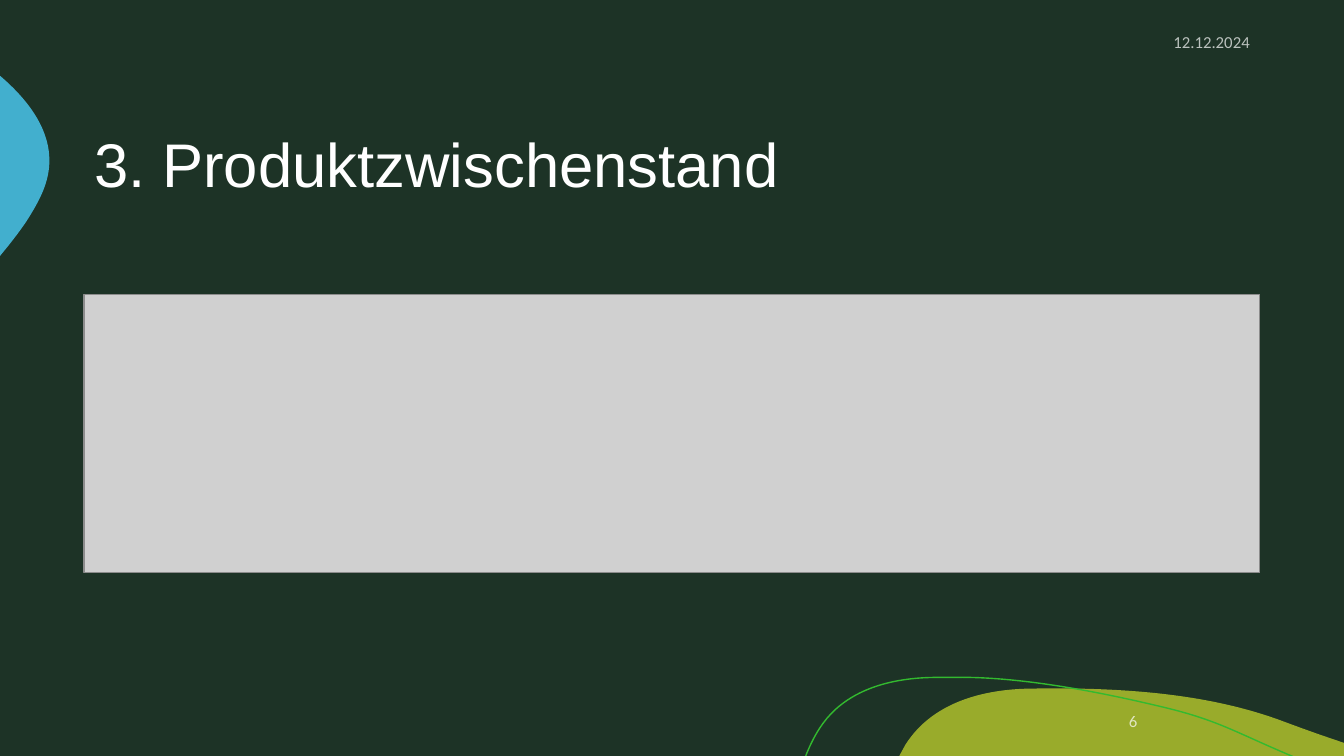
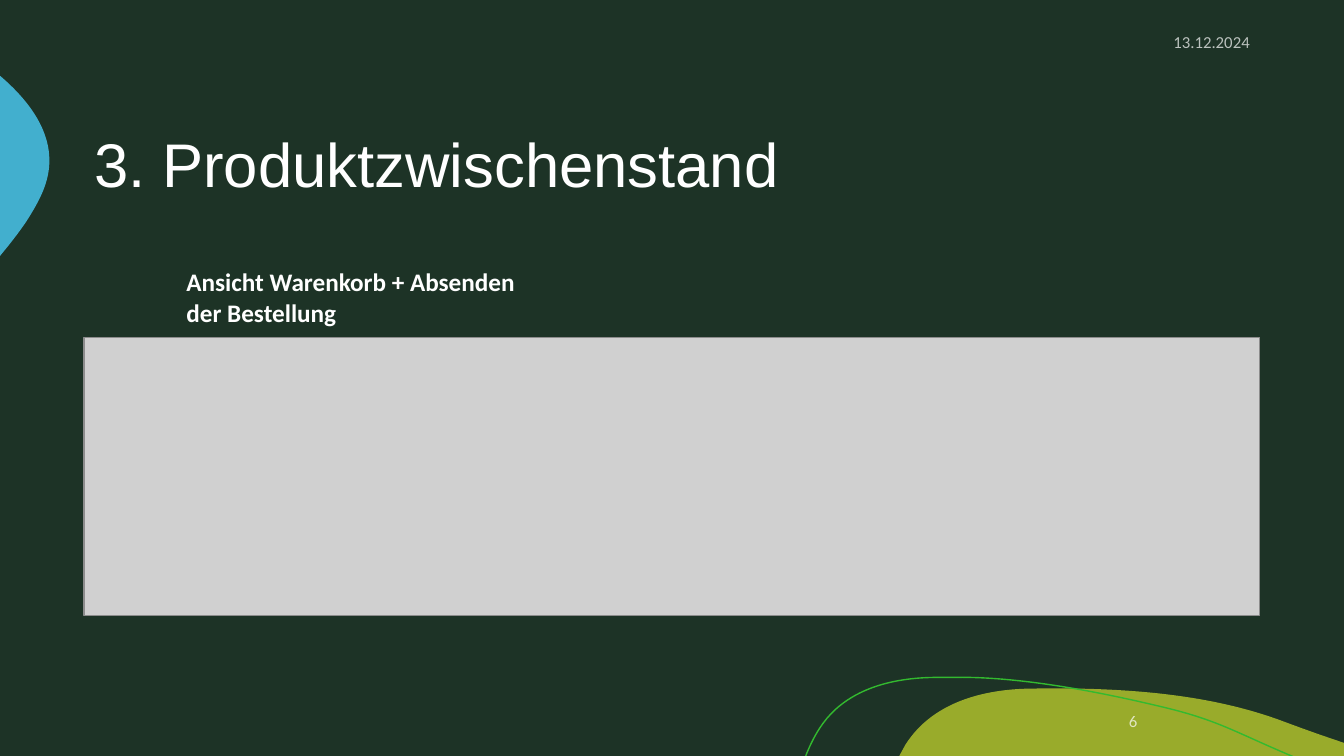
Before and after one commit to zIExpantion/ZumGelbenBach, a slide deck: slide 6 of Dokumente/Sprint-Backlog/Sprint-Backlog2.pptx. Drawn at 1344x756 pixels with LibreOffice and Linux fonts; fonts in the diff are those of the drawing; grey boxes stand for pictures; background and template pictures are left out. Boxes give left, top, right and bottom in pixels: in the first picture for what was removed or moved away, otherwise in the second. Text is boxed around its words. In the diff, an @@ line names an element or a change of style, - is before the commit and + after.

```diff
--- a/Dokumente/Sprint-Backlog/Sprint-Backlog2.pptx
+++ b/Dokumente/Sprint-Backlog/Sprint-Backlog2.pptx
@@ text at (x1=1173, y1=37, x2=1249, y2=48): text changed @@
-12.12.2024
+13.12.2024
@@ text added at (x1=186, y1=273, x2=515, y2=327), 18 pt, text #FFFFFF, bold @@
+Ansicht Warenkorb + Absenden der Bestellung
@@ picture moved from (x1=84, y1=294, x2=1260, y2=572) to (x1=84, y1=338, x2=1260, y2=615) @@
```
Also in this commit, not shown: 14 other slides changed, 1 other file.
